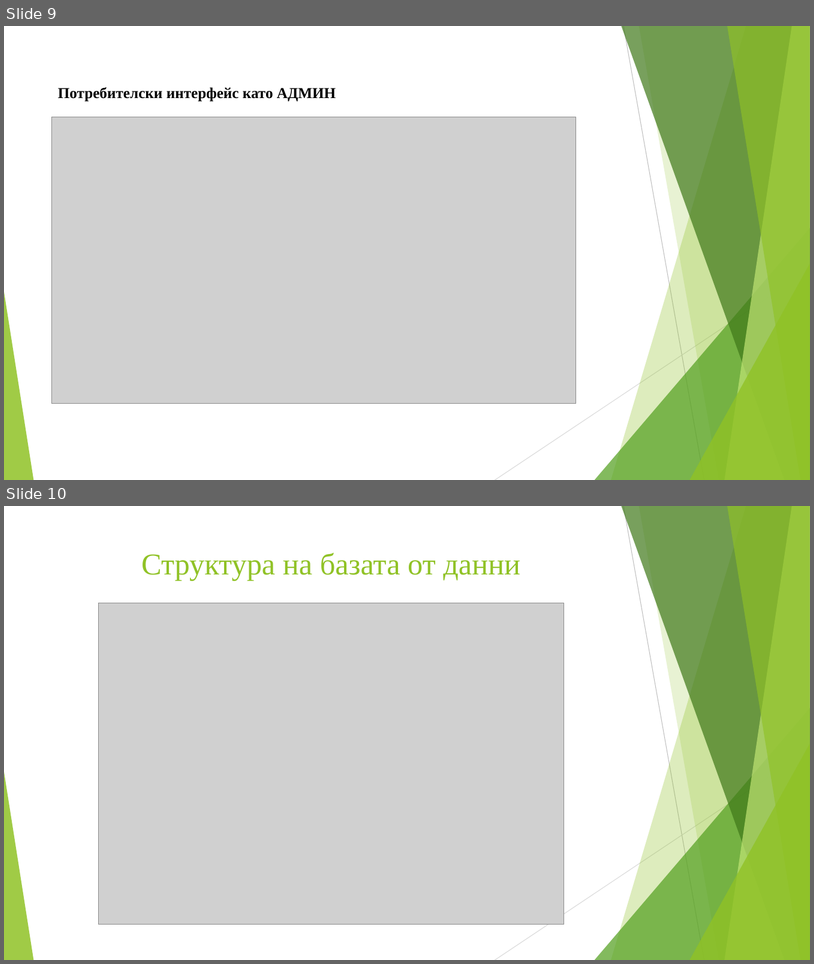
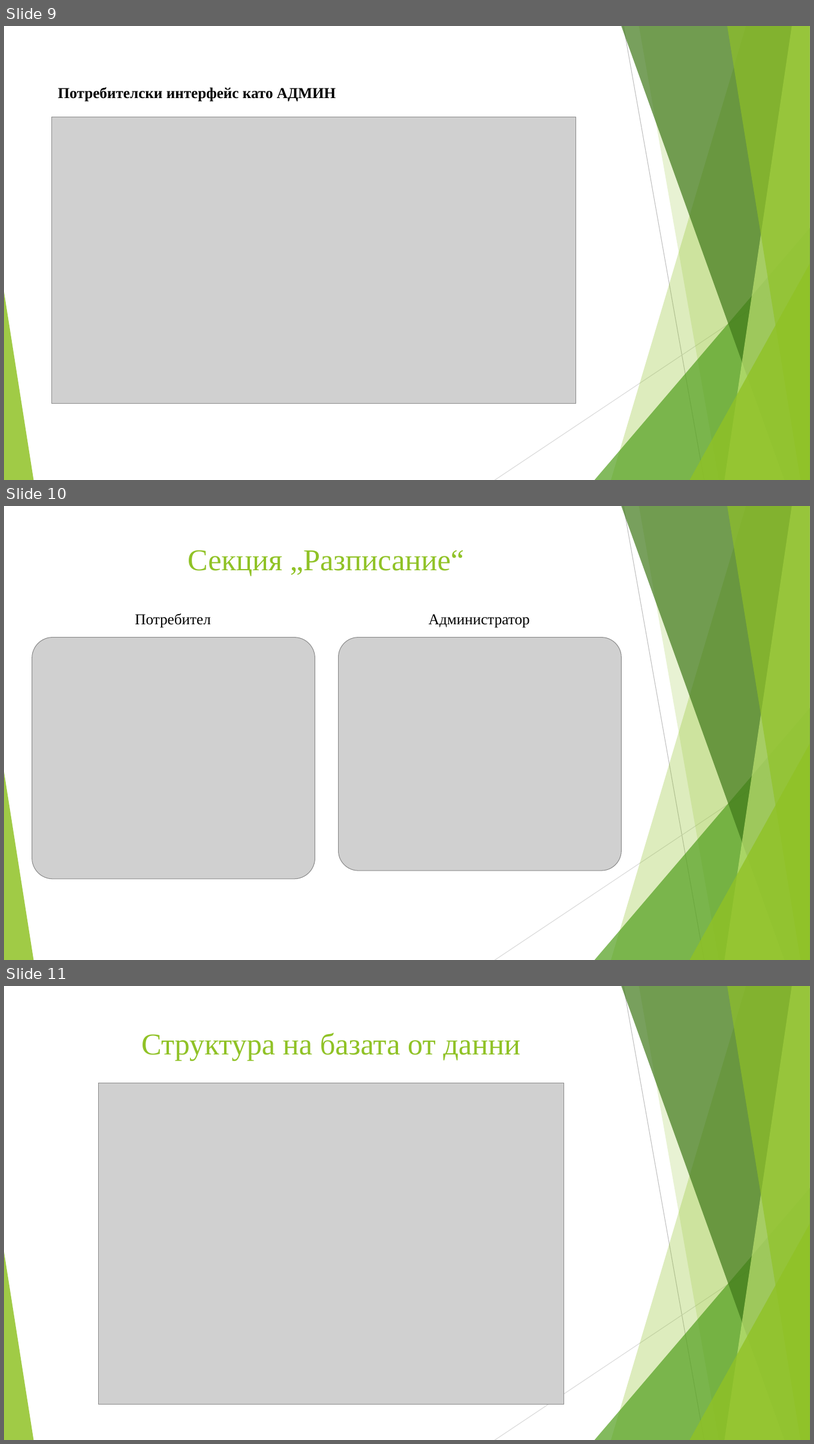
Before and after one commit to naskokolevmaka/Diploment-Proekt, a slide deck: Дипломна работа - Атанас Георгиев Колев - Презентация.pptx. Shown one above the other, each under a label of ours: slides 9 and 10 before the commit, slides 9, 10 and 11 after it. The pictures are 814x964 and 814x1444 pixels, drawn with LibreOffice and Linux fonts; fonts in the diff are those of the drawing; grey boxes stand for pictures. Boxes give left, top, right and bottom in pixels: in the first picture for what was removed or moved away, otherwise in the second. Text is boxed around its words. In the diff, an @@ line names an element or a change of style, - is before the commit and + after.

```diff
--- a/Дипломна работа - Атанас Георгиев Колев - Презентация.pptx
+++ b/Дипломна работа - Атанас Георгиев Колев - Презентация.pptx
@@ slide 10 added at (4,506,810,960), background #FFFFFF; not listed: 10 template elements that a slide beside it also shows @@
@@ title added at (188,550,464,576), 36 pt, text #90C226 @@
+Секция „Разписание“
@@ text added at (135,613,211,628), 18 pt, text #000000 @@
+Потребител
@@ text added at (429,614,530,628), 18 pt, text #000000 @@
+Администратор
@@ picture added at (32,637,315,879) @@
@@ picture added at (339,637,621,870) @@
@@ what was slide 10 is now slide 11 @@
```
Also in this commit, not shown: 9 slides changed, 1 other slide added.
